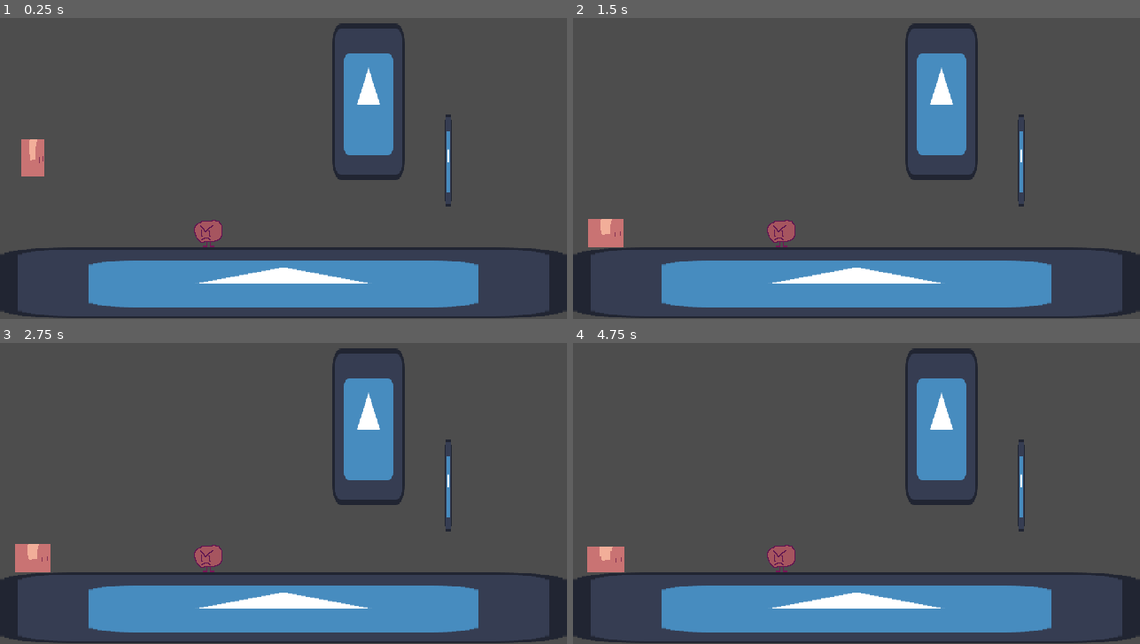
Above: before the commit, frames 1-4 (two rows, left to right).
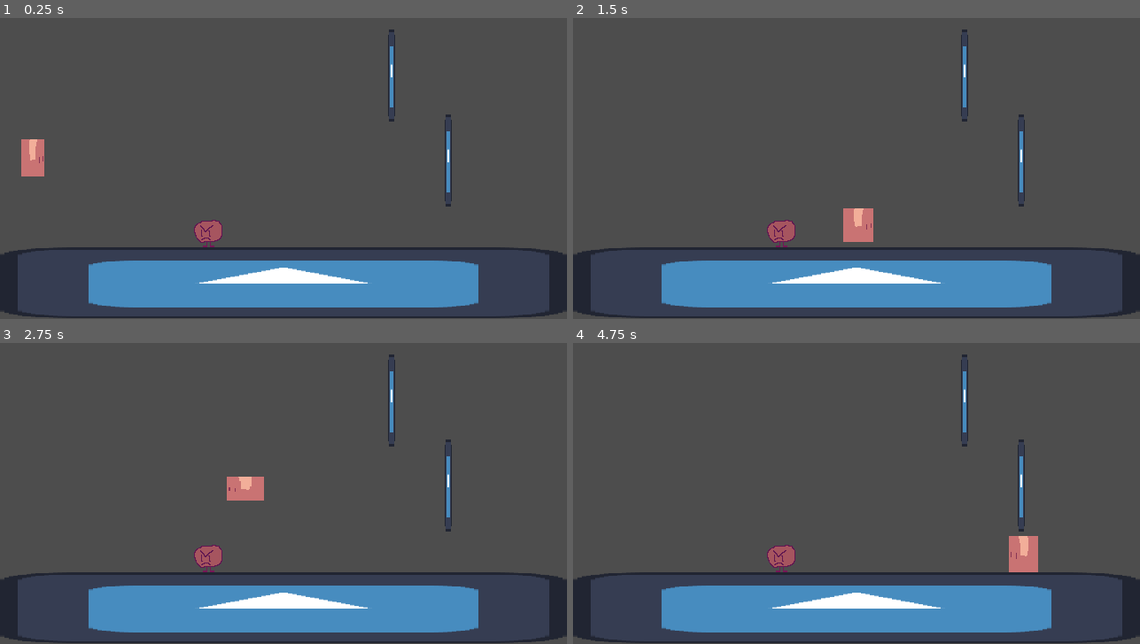
Above: after the commit, the same moments.

Repository: ben360xx/Outta-The-Box-Game-Jam
Game: Godot game, scene res://Scenes/main.tscn
The game is run twice, just before and just after one commit, with the same random seed, the same clock (stepped at 60 frames per second) and the same inputs. The engine's default icon, where the game draws it, is replaced by a stand-in: a white triangle on a blue panel in a dark square.
Inputs (mouse positions are in pixels of both pictures, inside the frame that each line leads up to):
- Up to frame 1 (0.25 s): no input
- Up to frame 2 (1.5 s): tap Enter at 0.5 s; move the mouse to (981, 144) at 0.52 s; hold D (RIGHT) from 0.53 s (still down); click (981, 144) at 0.6 s; tap Space (WALLJUMP) at 0.77, 0.8, 1.07, 1.35 s; move the mouse to (743, 174) at 1.27 s
- Up to frame 3 (2.75 s): tap Space (WALLJUMP) at 1.52, 1.82, 2.3 s; click (170, 499) at 1.55 s; move the mouse to (340, 415) at 2.02 s; release D (RIGHT) at 2.03 s; hold A (LEFT) from 2.03 s (still down); click (340, 415) at 2.1 s
- Up to frame 4 (4.75 s): move the mouse to (828, 547) at 2.77 s; release A (LEFT) at 2.78 s; hold D (RIGHT) 2.78-4.28 s; click (828, 547) at 2.85 s; tap Space (WALLJUMP) at 3.02, 3.32, 3.6, 3.77, 4.07, 4.52 s; move the mouse to (1026, 532) at 3.52 s; click (1026, 532) at 3.67 s; move the mouse to (686, 436) at 4.27 s; hold A (LEFT) from 4.28 s (still down); click (686, 436) at 4.35 s

The runs differ from the first frame. In frame 1, 3.8% of the frame differs, in the area x 58-72%, y 1-54%; in frame 2, 5.0%, in the area x 2-72%, y 1-77%; in frame 3, 4.9%; in frame 4, 5.0%.
Error before the commit: Invalid call. Nonexistent function 'play' in base 'Sprite2D (Sqsh&Strch.gd)'. (res://Scripts/player.gd:46)

Commit message:
Revert "Added wall jump horizontal"

Diff:
--- a/Scenes/Test.tscn
+++ b/Scenes/Test.tscn
@@ -56,18 +56,6 @@
 scale = Vector2(0.99999976, 1)
 shape = SubResource("RectangleShape2D_efk68")
 
-[node name="Icon3" type="Sprite2D" parent="." unique_id=733322248]
-position = Vector2(416, 114.75)
-scale = Vector2(0.6406255, 1.3789063)
-texture = ExtResource("2_0dy5s")
-
-[node name="StaticBody2D" type="StaticBody2D" parent="Icon3" unique_id=1860043200]
-
-[node name="CollisionShape2D" type="CollisionShape2D" parent="Icon3/StaticBody2D" unique_id=1783426327]
-position = Vector2(0, 0.7999878)
-scale = Vector2(0.99999976, 1)
-shape = SubResource("RectangleShape2D_efk68")
-
 [node name="Player" type="CharacterBody2D" parent="." unique_id=1900342139]
 position = Vector2(37, 140)
 up_direction = Vector2(0, 1)
--- a/Scripts/player.gd
+++ b/Scripts/player.gd
@@ -1,10 +1,8 @@
 extends CharacterBody2D
 
-@export var SPEED : float = 10.0
-@export var KICKBACK : float = 500.0
+@export var SPEED : float = 300.0
 @export var JUMP_VELOCITY : float = 400.0
 @export var jump :bool = true
-@export var gun :bool = true
 @export var fallGraV : float = 0.3
 @export var grav : float = 1
 var FinalGrav: float
@@ -37,19 +35,12 @@
 	# Horizontal movement
 	var direction := Input.get_axis("LEFT", "RIGHT")
 	if direction:
-		velocity.x += SPEED * direction
-		if is_on_floor():
-			anim.play("Run")
+		velocity.x = direction * SPEED
 	else:
 		velocity.x = move_toward(velocity.x, 0, SPEED)
-		if is_on_floor():
-			anim.play("Idle")
-	if Input.is_action_just_pressed("SHOOT") and gun:
-		var mouse_direction = global_position.direction_to(get_local_mouse_position())
-		velocity = -mouse_direction * KICKBACK
+
 
 	move_and_slide()
 
 	if is_on_wall() and Input.is_action_just_pressed("WALLJUMP") and jump:
-		velocity.x += 500 * -direction
 		velocity.y = -JUMP_VELOCITY
